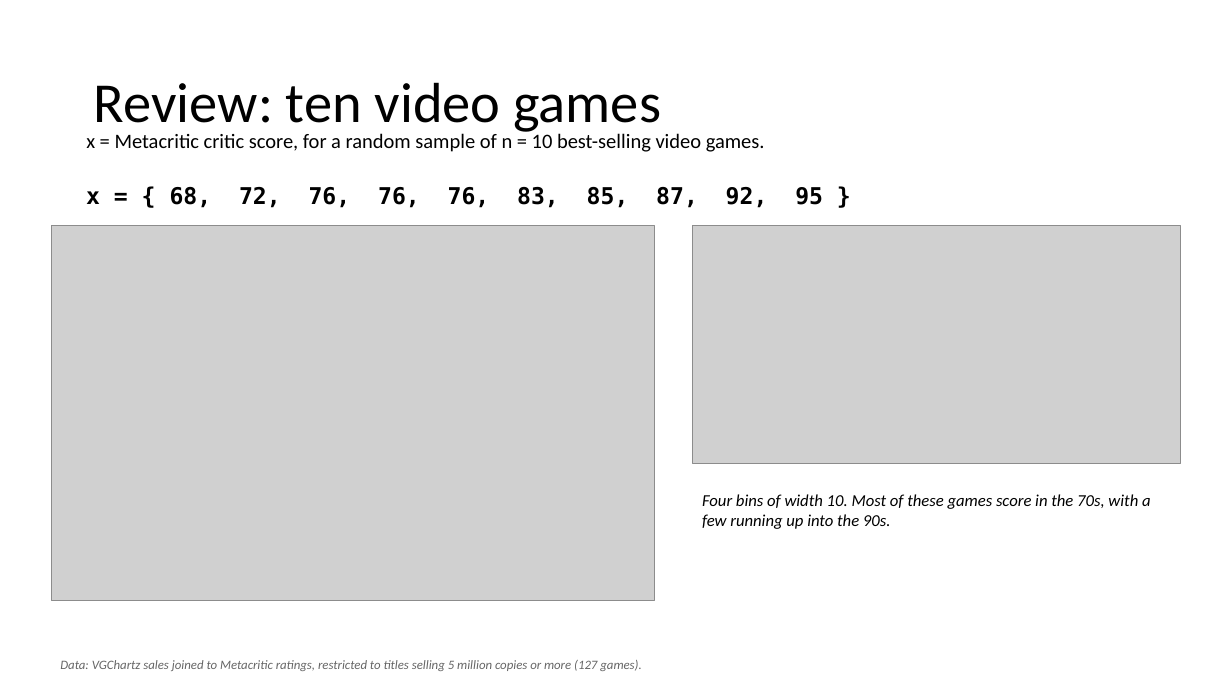
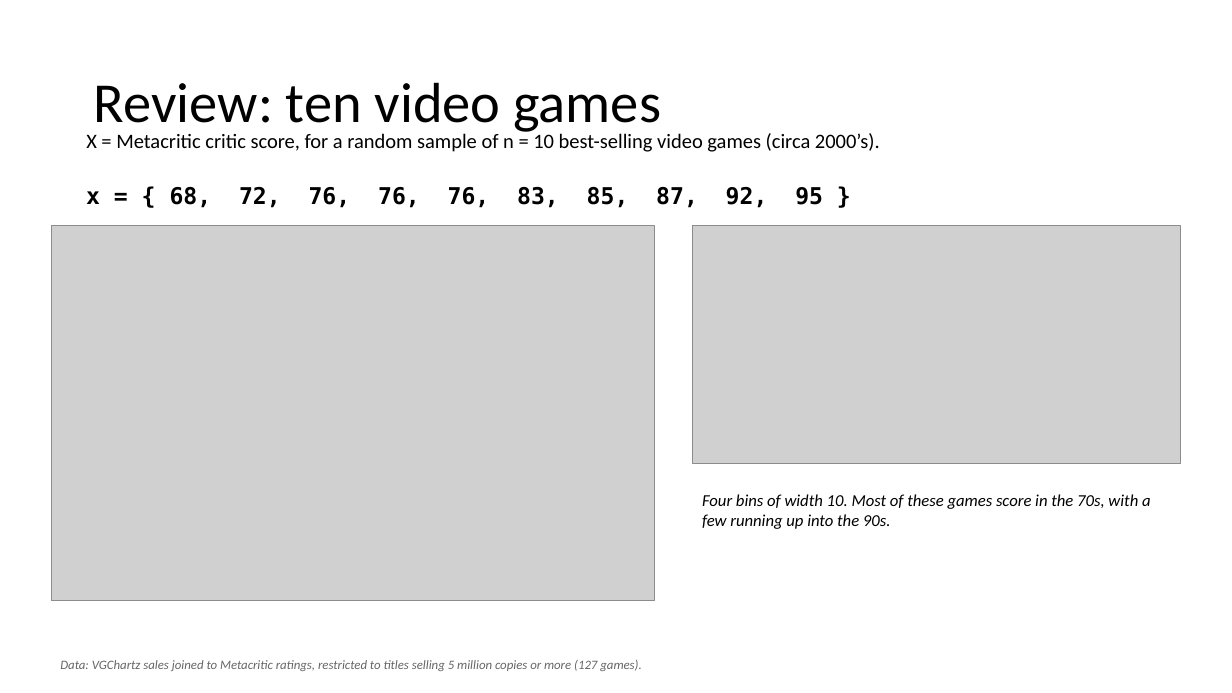
Before and after one commit to Jarred6068/Kvamme_UI_STAT251, a slide deck: slide 3 of docs/lecture_slides/Week 2/Week2_Lecture5_slides_1_19_2024.pptx. Drawn at 1232x693 pixels with LibreOffice and Linux fonts; fonts in the diff are those of the drawing; grey boxes stand for pictures. Boxes give left, top, right and bottom in pixels: in the first picture for what was removed or moved away, otherwise in the second. Text is boxed around its words. In the diff, an @@ line names an element or a change of style, - is before the commit and + after.

```diff
--- a/docs/lecture_slides/Week 2/Week2_Lecture5_slides_1_19_2024.pptx
+++ b/docs/lecture_slides/Week 2/Week2_Lecture5_slides_1_19_2024.pptx
@@ text at box(86, 133, 880, 152): text changed @@
-x = Metacritic critic score, for a random sample of n = 10 best-selling video games.
+X = Metacritic critic score, for a random sample of n = 10 best-selling video games (circa 2000’s).
```
Also in this commit, not shown: 9 other slides changed, 1 slide added, 4 slides removed, 1 other file.
